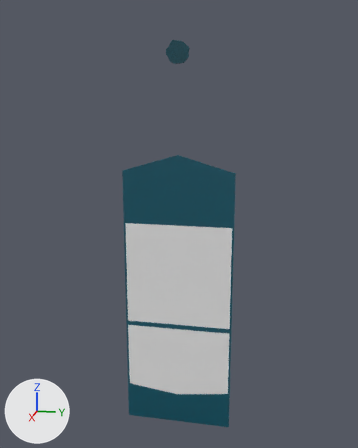
An edit to the glTF model invito.glb, drawn before and after from the same camera.
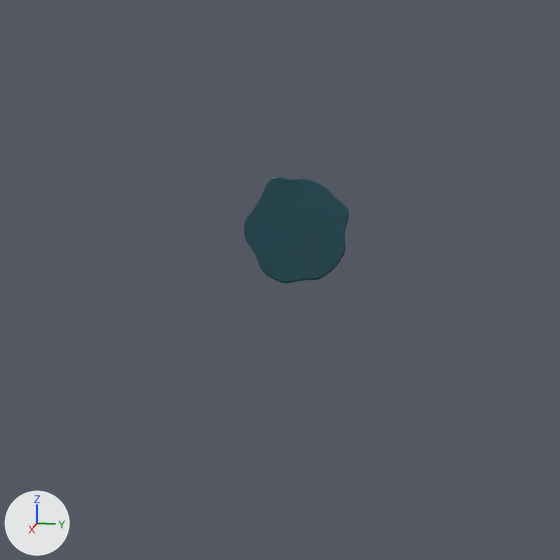
Old and new are each drawn whole from a 50 mm lens placed at (0.483, 0.098, 0.138), pointed at (-0.005, 0.0, 0.016) and again close up on the part from 31% to 66% of the width and 0% to 28% of the height. The axes (+X, +Y, +Z) are drawn at lower left. The lights are the same throughout. The last two pictures show the newer version. Where no turn or scale is listed for an object, it has been applied to the vertices.
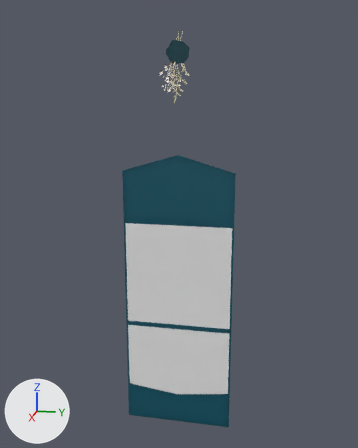
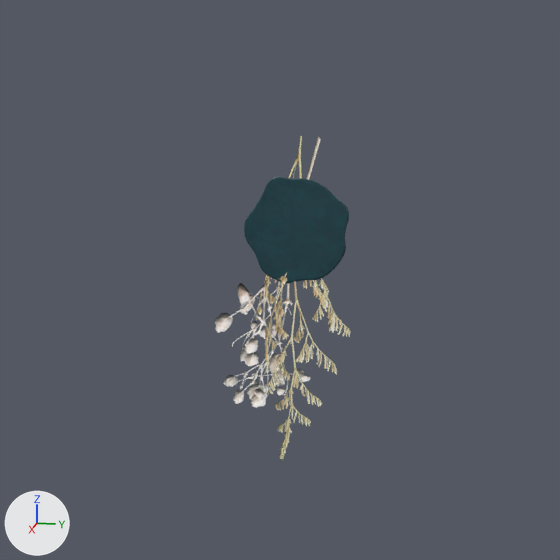
Location of each change, (x1, y1, x2, y2) in pixels of the close-ups (560 x 560 px):
```json
{"object": "Plane.006", "change": "added", "after": [255, 135, 350, 460]}
{"object": "Plane.005", "change": "added", "after": [215, 137, 320, 408]}
```

Edits to the scene script, one JSON object a line:
```json
{"op": "add", "block": "img_decorations_normal", "code": ["img_decorations_normal = load_image('Decorations_Normal', '_unpacked/Decorations_Normal', 1024, 1024, 'Non-Color')"]}
{"op": "add", "block": "img_decoration_webp", "code": ["img_decoration_webp = load_image('Decoration.webp', '_unpacked/Decoration.webp', 4096, 4096, 'sRGB')"]}
{"op": "add", "block": "mat_decorations", "code": ["mat_decorations = bpy.data.materials.new('Decorations')", "# uses the picture img_decoration_webp", "# uses the picture img_decorations_normal"]}
{"op": "add", "block": "me_plane_006", "code": ["me_plane_006 = bpy.data.meshes.new('Plane.006')", "me_plane_006.from_pydata(...)  # 20 vertices, 24 faces; spans x -0.0047..0.0003, y -0.0156..0.0156, z -0.0412..0.0412", "me_plane_006.materials.append(mat_decorations)"]}
{"op": "add", "block": "me_plane_005", "code": ["me_plane_005 = bpy.data.meshes.new('Plane.005')", "me_plane_005.from_pydata(...)  # 20 vertices, 24 faces; spans x -0.0017..0.0002, y -0.0274..0.0274, z -0.0385..0.0385", "me_plane_005.materials.append(mat_decorations)"]}
{"op": "add", "block": "ob_plane_006", "code": ["ob_plane_006 = bpy.data.objects.new('Plane.006', me_plane_006)", "ob_plane_006.location = (0.0, 0.0025, 0.1693)"]}
{"op": "add", "block": "ob_plane_005", "code": ["ob_plane_005 = bpy.data.objects.new('Plane.005', me_plane_005)", "ob_plane_005.location = (0.0, -0.0026, 0.1733)"]}
```
